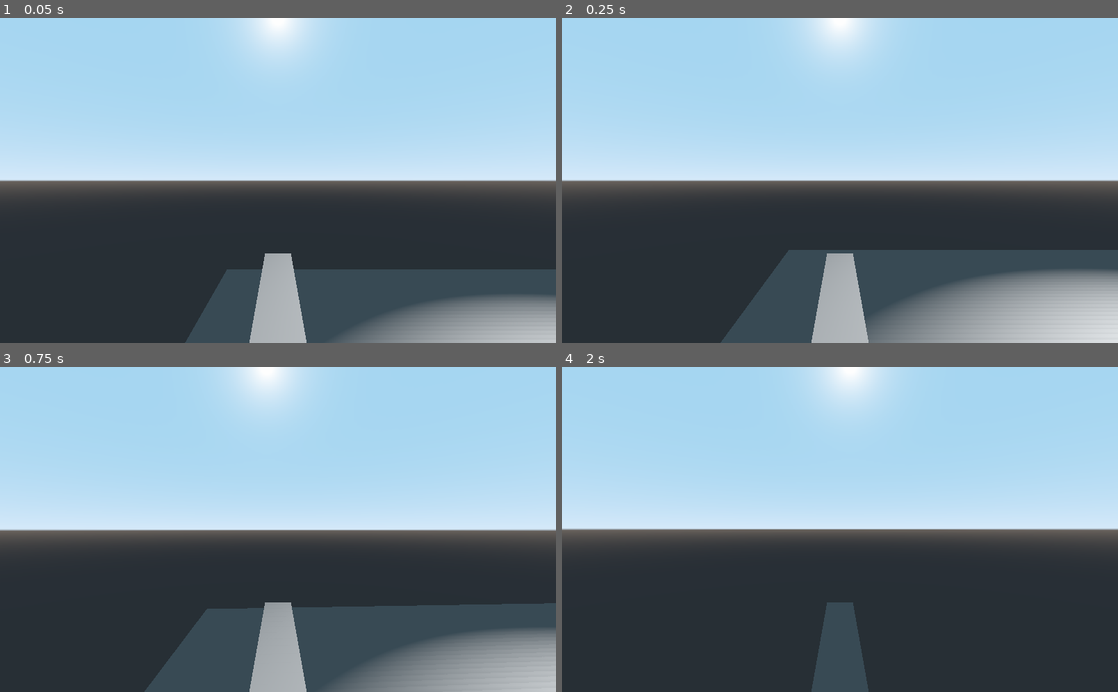
Above: before the commit, frames 1-4 (two rows, left to right).
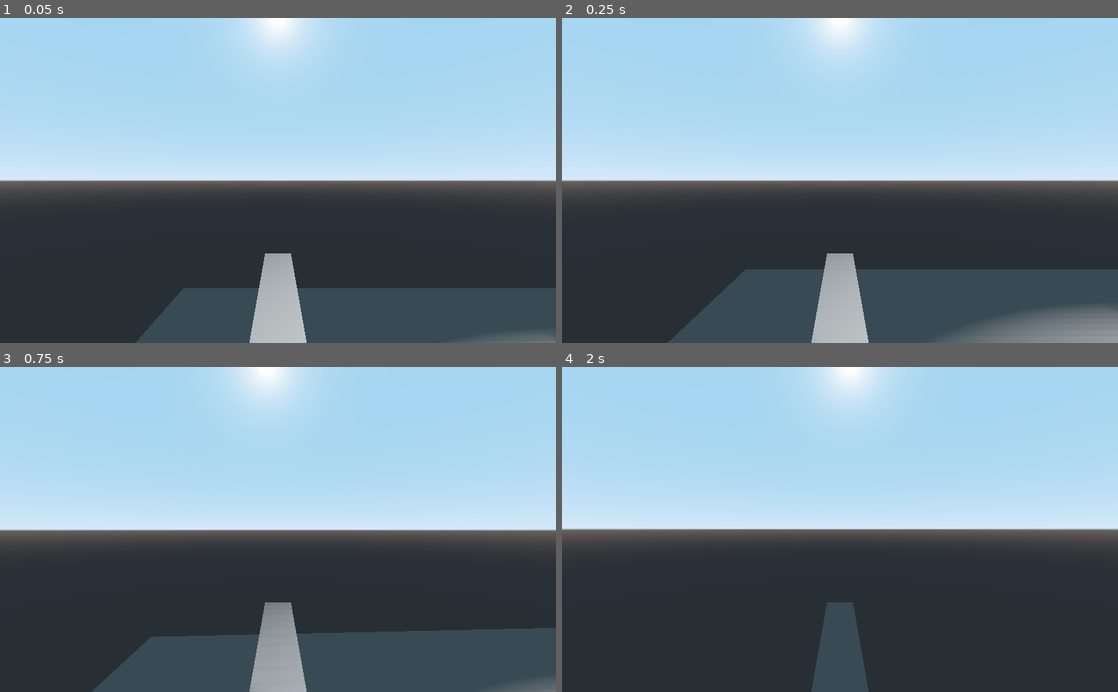
Above: after the commit, the same moments.

Repository: Jumpshawt/Godot--Multiplayer-Shooter
Game: Godot game, scene res://Game.tscn
Same seed, same stepped clock (60 frames per second), same inputs: the game is played once before the commit and once after it. This scene is started directly instead of the project's main scene.
Inputs (mouse positions are in pixels of both pictures, inside the frame that each line leads up to):
- Up to frame 1 (0.05 s): no input
- Up to frame 2 (0.25 s): no input
- Up to frame 3 (0.75 s): tap Enter at 0.5 s; move the mouse to (305, 529) at 0.52 s; press the mouse at (305, 529) at 0.53 s; hold Up (ui_up) from 0.53 s (still down)
- Up to frame 4 (2 s): keep holding Up (ui_up); tap Space (jump) at 0.77, 1.52 s; move the mouse to (812, 529) at 1.27 s; release the mouse at (812, 529) at 1.28 s; click (812, 529) at 1.35 s

The runs differ from the first frame. In frame 1, 8.6% of the frame differs, in the area x 24-100%, y 77-100%; in frame 2, 13%, in the area x 19-100%, y 71-100%; in frame 3, 12%; in frame 4, nothing differs.

Commit message:
raycast detection and hit sending

Diff:
--- a/Game.tscn
+++ b/Game.tscn
@@ -30,15 +30,15 @@
 [node name="StaticBody" type="StaticBody" parent="MeshInstance"]
 
 [node name="CollisionShape" type="CollisionShape" parent="MeshInstance/StaticBody"]
-shape = SubResource( 3 )
+shape = SubResource( 2 )
 
 [node name="Player1Pos" type="Position3D" parent="."]
-transform = Transform( 1, 0, 0, 0, 1, 0, 0, 0, 1, -4.32415, 2.51846, 2.98968 )
+transform = Transform( 1, 0, 0, 0, 1, 0, 0, 0, 1, -3.42305, 2.37379, 1.13569 )
 
 [node name="Player2Pos" type="Position3D" parent="."]
-transform = Transform( 1, 0, 0, 0, 1, 0, 0, 0, 1, 2.54272, 2.51846, 2.98968 )
+transform = Transform( 1, 0, 0, 0, 1, 0, 0, 0, 1, 2.54272, 2.51846, 2.0226 )
 
 [node name="CSGMesh" type="CSGMesh" parent="."]
 transform = Transform( 20.9765, 0, 0, 0, -1, 8.74228e-08, 0, -2.01898e-06, -23.0945, 0, 0, 0 )
 visible = false
-mesh = SubResource( 2 )
+mesh = SubResource( 3 )
--- a/Player.gd
+++ b/Player.gd
@@ -34,16 +34,23 @@
 remote func _set_position(pos):
 	global_transform.origin = pos
 remote func _set_rotation(rot_x, rot_y):
-
 	$Rotation_Helper.rotation_degrees = rot_x
 	self.rotation_degrees = rot_y
-
+#death
+remote func _death(name):
+	print(name)
+	if name == self.name:
+		print("death")
 ##test line plz remove later
 #remote func _printshit(lol):
 #	print("lolepic")
 
 # Called when the node enters the scene tree for the first time.
 func _ready():
+	if is_network_master():
+		print("network master is", self.name)
+	else:
+		print("not network", self.name)
 	direction.y = -.1
 	camera = $Rotation_Helper/Camera
 	rotation_helper = $Rotation_Helper
@@ -56,6 +63,7 @@
 	else:
 		$Rotation_Helper/Camera.current = true
 		print('rotate helper master false')
+	direction -= transform.basis.x
 	pass # Replace with function body.
 
 func _physics_process(delta):
@@ -78,7 +86,7 @@
 		direction -= transform.basis.z
 	elif Input.is_action_pressed("ui_down"):
 		direction += transform.basis.z
-	if Input.is_action_pressed("shoot"):
+	if Input.is_action_just_pressed("shoot"):
 		fire_weapon()
 
 	direction = direction.normalized()
@@ -121,22 +129,33 @@
 
 
 func fire_weapon():
-	print("lol")
-	var ray = $Rotation_Helper/Camera/RayCast
-	ray.force_raycast_update()
-	if ray.is_colliding():
-		var body = ray.get_collider()
+	if is_network_master():
+		var ray = $Rotation_Helper/Camera/RayCast
+		ray.force_raycast_update()
+		if ray.is_colliding():
+			print("colliding")
+			var body = ray.get_collider()
 
-		if body == player_node:
-			pass
-		elif body.has_method("bullet_hit"):
-			body.bullet_hit(DAMAGE, ray.global_transform)
-
-	pass
+			if body == player_node:
+				print("player node")
+				pass
+			if body.has_method("bullet_hit"):
+				print("bullet hit")
+				body.bullet_hit(DAMAGE)
+		else:
+			print("not")
+		pass
 
 func bullet_hit(damage):
-	print("lol")
+	if is_network_master():
+		print("Network maseter")
+	if not is_network_master():
+		print("not Network master")
+		rpc_unreliable("_death", self.name)
+
+
 	print(damage)
+	print(self.name)
 
 # Called every frame. 'delta' is the elapsed time since the previous frame.
 #func _process(delta):
--- a/Player.tscn
+++ b/Player.tscn
@@ -2,12 +2,12 @@
 
 [ext_resource path="res://Player.gd" type="Script" id=1]
 
-[sub_resource type="BoxShape" id=3]
-extents = Vector3( 0.65559, 0.573848, 0.177411 )
+[sub_resource type="BoxShape" id=1]
+extents = Vector3( 0.65559, 0.573848, 1.79635 )
 
-[sub_resource type="CubeMesh" id=4]
+[sub_resource type="CubeMesh" id=2]
 
-[sub_resource type="CapsuleMesh" id=2]
+[sub_resource type="CapsuleMesh" id=3]
 radius = 0.6
 mid_height = 2.4
 
@@ -15,8 +15,8 @@
 script = ExtResource( 1 )
 
 [node name="Feet_CollisionShape" type="CollisionShape" parent="."]
-transform = Transform( 1, 0, 0, 0, -4.37114e-08, 1, 0, -1, -4.37114e-08, 0, -1.2267, 0 )
-shape = SubResource( 3 )
+transform = Transform( 1, 0, 0, 0, -4.37114e-08, 1, 0, -1, -4.37114e-08, 0, 0.343881, 0 )
+shape = SubResource( 1 )
 
 [node name="Rotation_Helper" type="Spatial" parent="."]
 transform = Transform( 1, 0, 0, 0, 1, 0, 0, 0, 1, 0, 1.21219, 0 )
@@ -26,16 +26,15 @@
 [node name="Camera" type="Camera" parent="Rotation_Helper"]
 
 [node name="RayCast" type="RayCast" parent="Rotation_Helper/Camera"]
-transform = Transform( 1, 0, 0, 0, 1, 0, 0, 0, 1, 0, 0, -0.941317 )
-enabled = true
-cast_to = Vector3( 0, 0, -1 )
+cast_to = Vector3( 0, 0, -10 )
+collide_with_areas = true
 
 [node name="MeshInstance" type="MeshInstance" parent="Rotation_Helper"]
 transform = Transform( -0.142142, 0, 0, 0, 0.186835, 0, 0, 0, 0.995925, 0, -0.990455, -1.55227 )
-mesh = SubResource( 4 )
+mesh = SubResource( 2 )
 material/0 = null
 
 [node name="MeshInstance" type="MeshInstance" parent="."]
 transform = Transform( 1, 0, 0, 0, -4.37114e-08, 1, 0, -1, -4.37114e-08, 0, 0, 0 )
-mesh = SubResource( 2 )
+mesh = SubResource( 3 )
 material/0 = null
Not shown: 1 places in Game.tscn that only renumber resources
